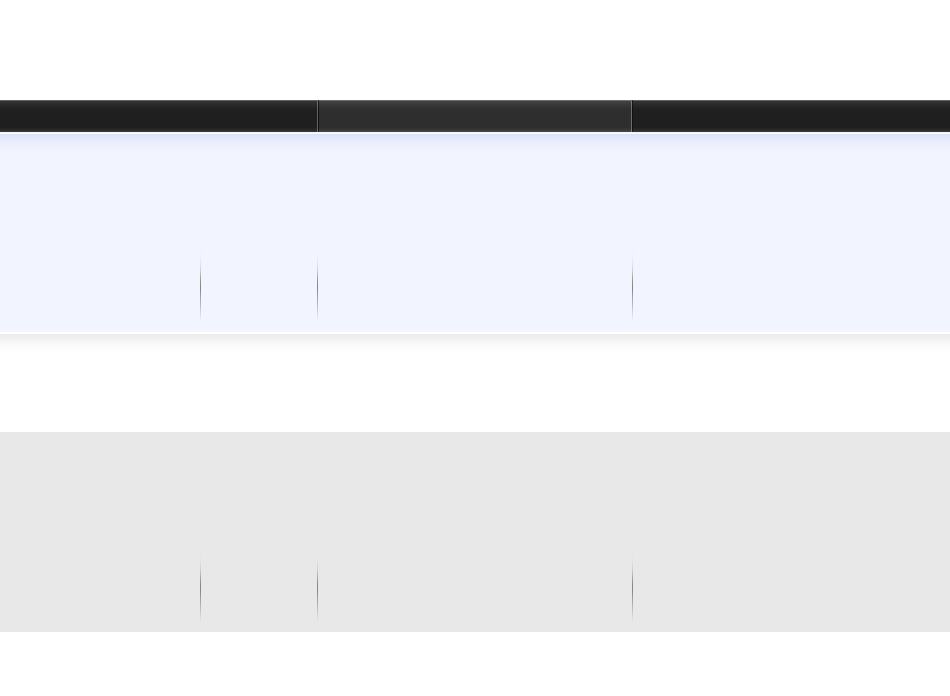
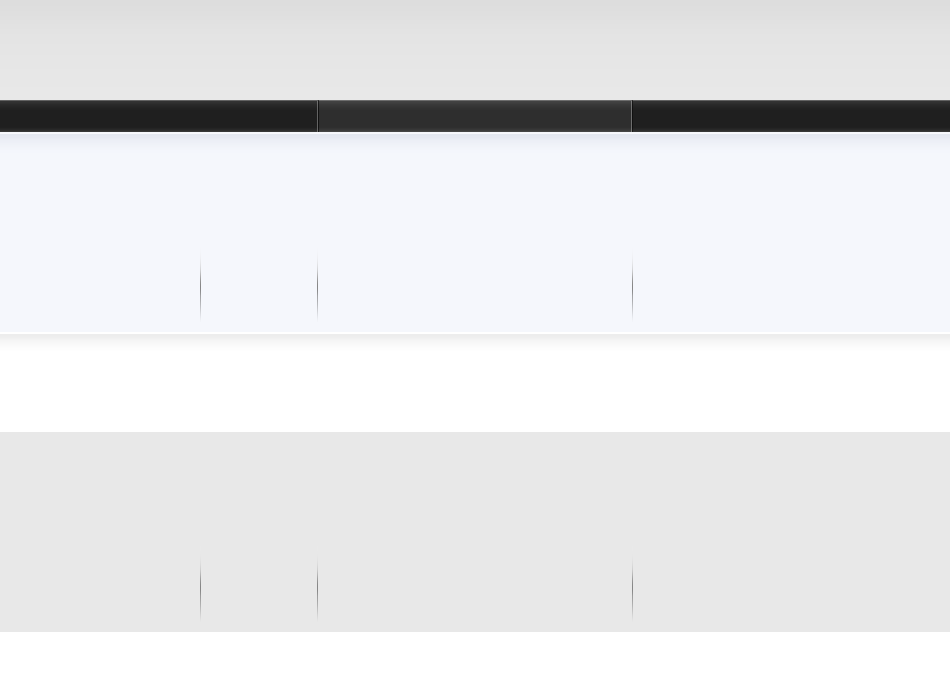
The second 950x696 image is a revision of the first. Changes to its layers:
painted on "header" over [0, 0, 950, 100]
painted on "header widgets" over [0, 132, 950, 232]
painted on "header boxes" over [0, 232, 950, 332]
